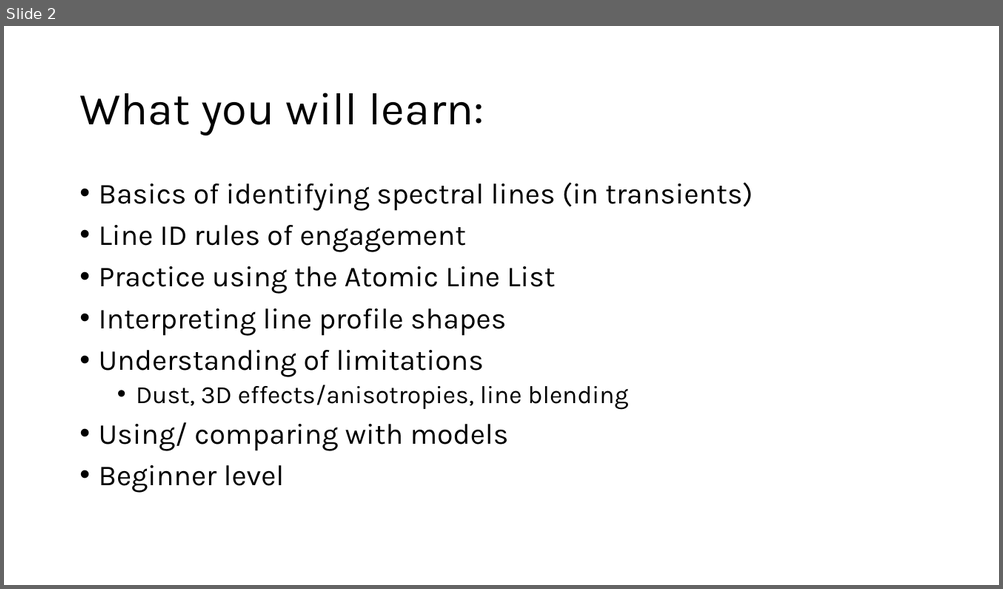
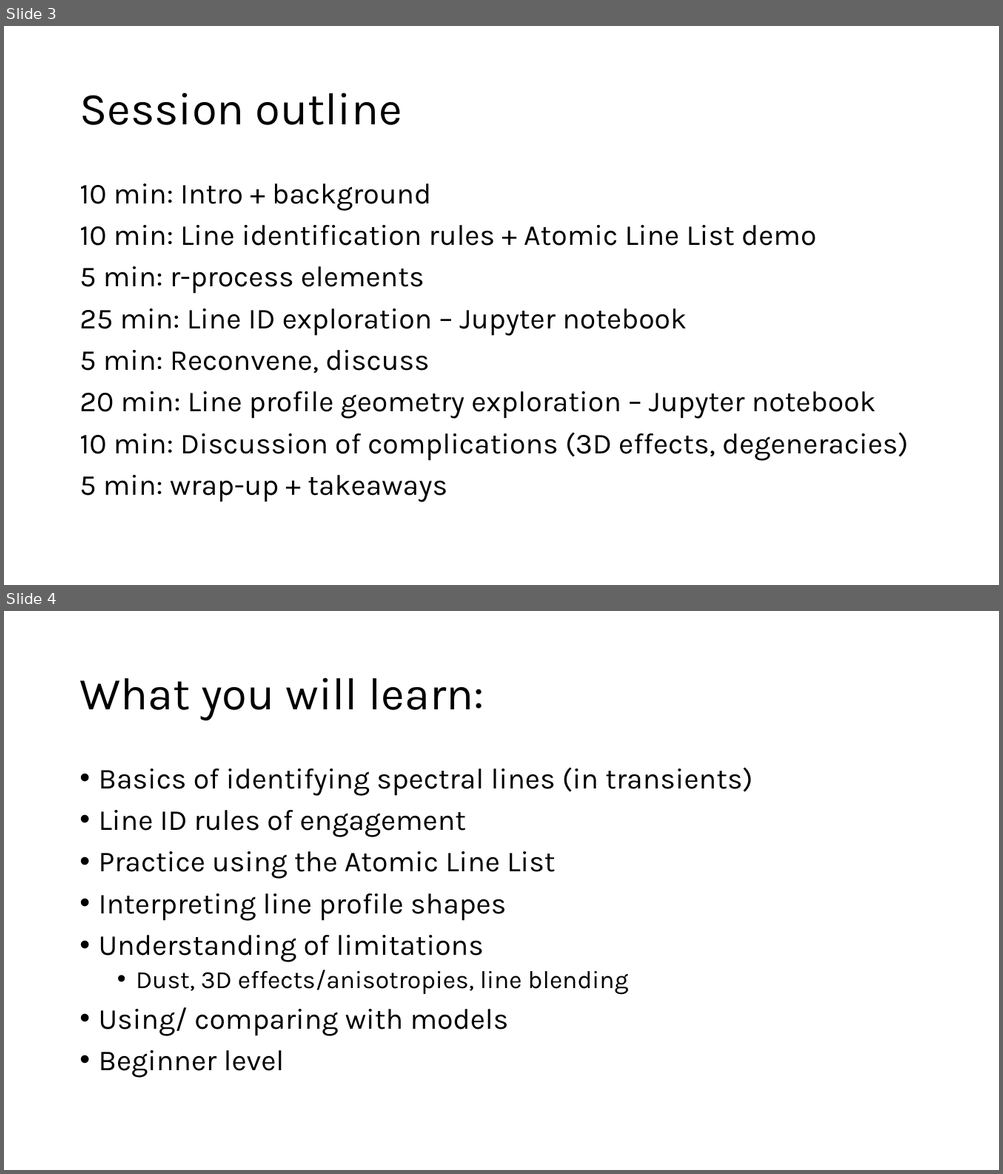
Before and after one commit to lindseykwok/AstroNuc2026_practical_session, a slide deck: practical_session_slides.pptx. Shown one above the other, each under a label of ours: slide 2 before the commit, slides 3 and 4 after it. The pictures are 1003x589 and 1003x1174 pixels, drawn with LibreOffice and Linux fonts; fonts in the diff are those of the drawing. Boxes give left, top, right and bottom in pixels: in the first picture for what was removed or moved away, otherwise in the second. Text is boxed around its words. In the diff, an @@ line names an element or a change of style, - is before the commit and + after.

Commit message:
Updated slides and notebooks

```diff
--- a/practical_session_slides.pptx
+++ b/practical_session_slides.pptx
@@ slide 3 added at [4,26,999,585], background #FFFFFF @@
@@ title added at [79,93,402,125], 44 pt, text #000000 @@
+Session outline
@@ text added at [79,184,908,503], 28 pt, text #000000 @@
+10 min: Intro + background
+10 min: Line identification rules + Atomic Line List demo
+5 min: r-process elements
+25 min: Line ID exploration – Jupyter notebook
+5 min: Reconvene, discuss
+20 min: Line profile geometry exploration – Jupyter notebook
+10 min: Discussion of complications (3D effects, degeneracies)
+5 min: wrap-up + takeaways
@@ what was slide 2 is now slide 4 @@
```
Also in this commit, not shown: 2 slides changed, 5 other slides added, 1 slide removed, 2 other files.
